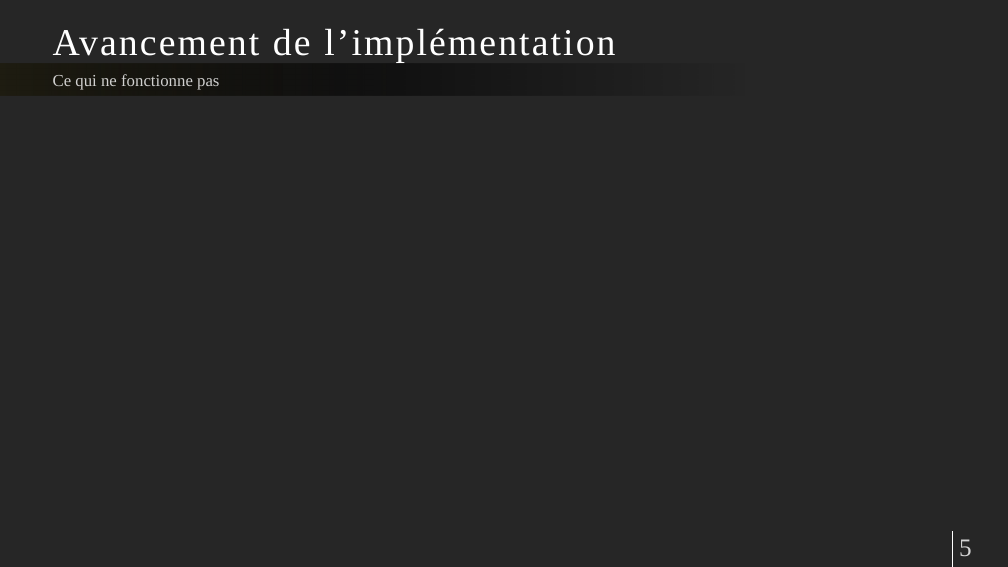
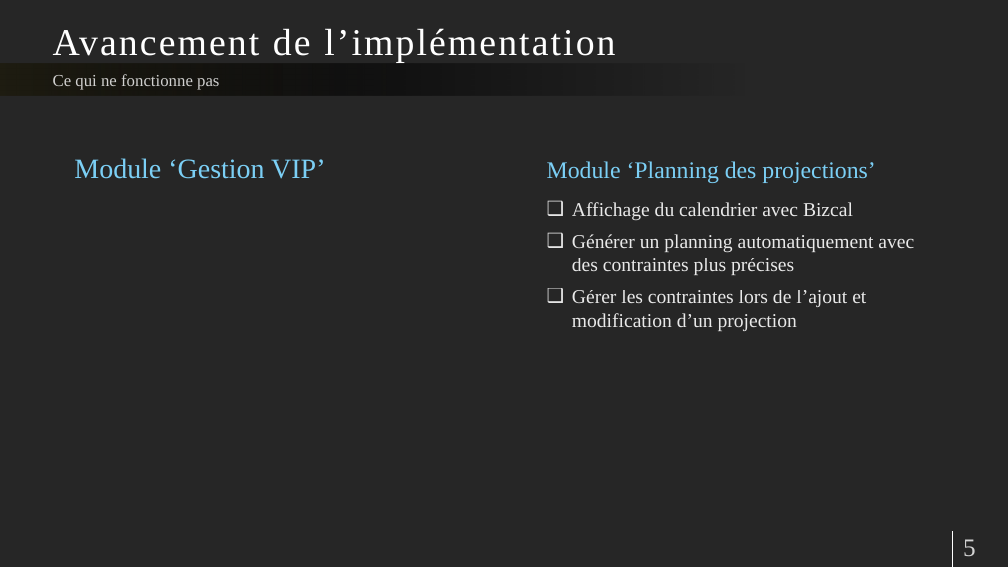
Before and after one commit to pierreelliott/CPOA, a slide deck: slide 5 of Présentation CPOA.pptx. Drawn at 1008x567 pixels with LibreOffice and Linux fonts; fonts in the diff are those of the drawing. Boxes give left, top, right and bottom in pixels: in the first picture for what was removed or moved away, otherwise in the second. Text is boxed around its words. In the diff, an @@ line names an element or a change of style, - is before the commit and + after.

Commit message:
Petite modif du pptx

```diff
--- a/Présentation CPOA.pptx
+++ b/Présentation CPOA.pptx
@@ text added at (74, 158, 325, 179), 40 pt, text #7BCFF5 @@
+Module ‘Gestion VIP’
@@ text added at (547, 161, 875, 183), 34 pt, text #7BCFF5 @@
+Module ‘Planning des projections’
@@ text added at (572, 202, 914, 331), 28 pt, text #FFFFFF at 90% opacity @@
+❑ Affichage du calendrier avec Bizcal
+❑ Générer un planning automatiquement avec des contraintes plus précises
+❑ Gérer les contraintes lors de l’ajout et modification d’un projection
@@ page number: place and size @@
-page number at (959, 539, 972, 556)
+page number at (963, 539, 976, 556)
```
Also in this commit, not shown: 1 other slide changed.
